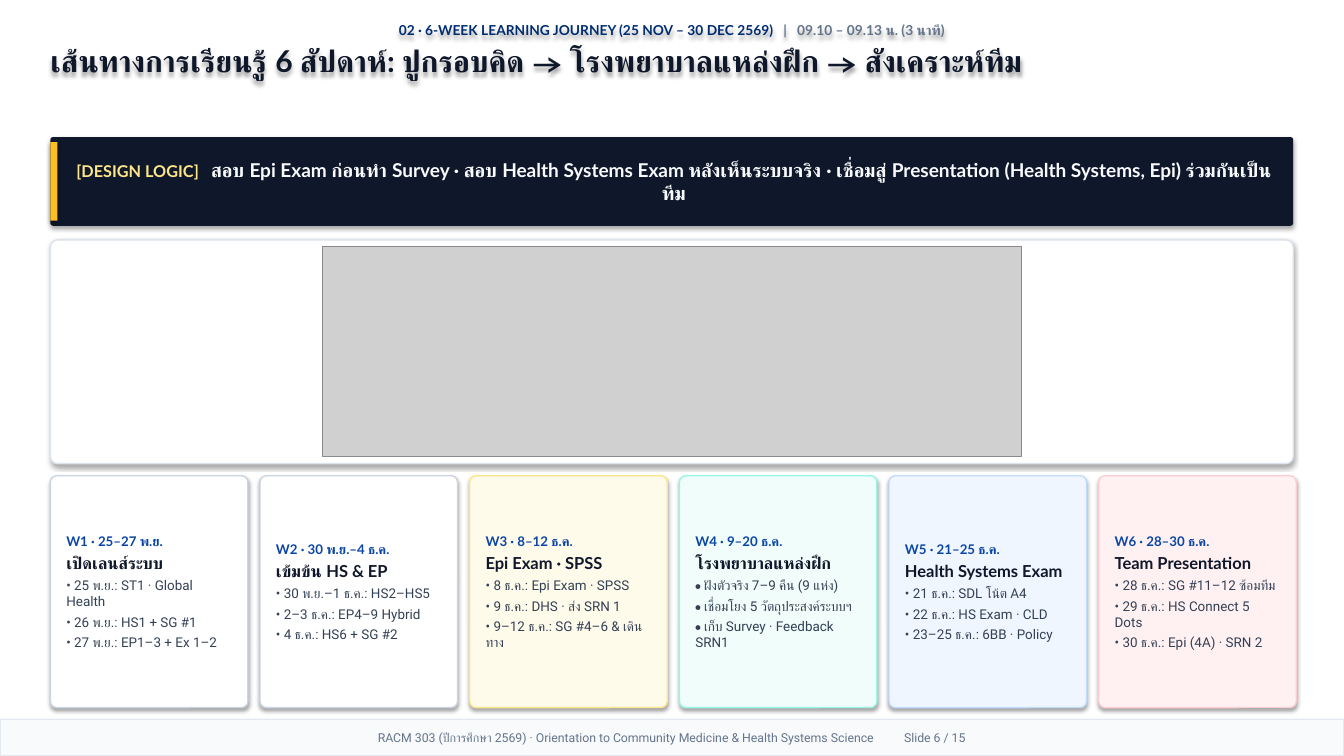
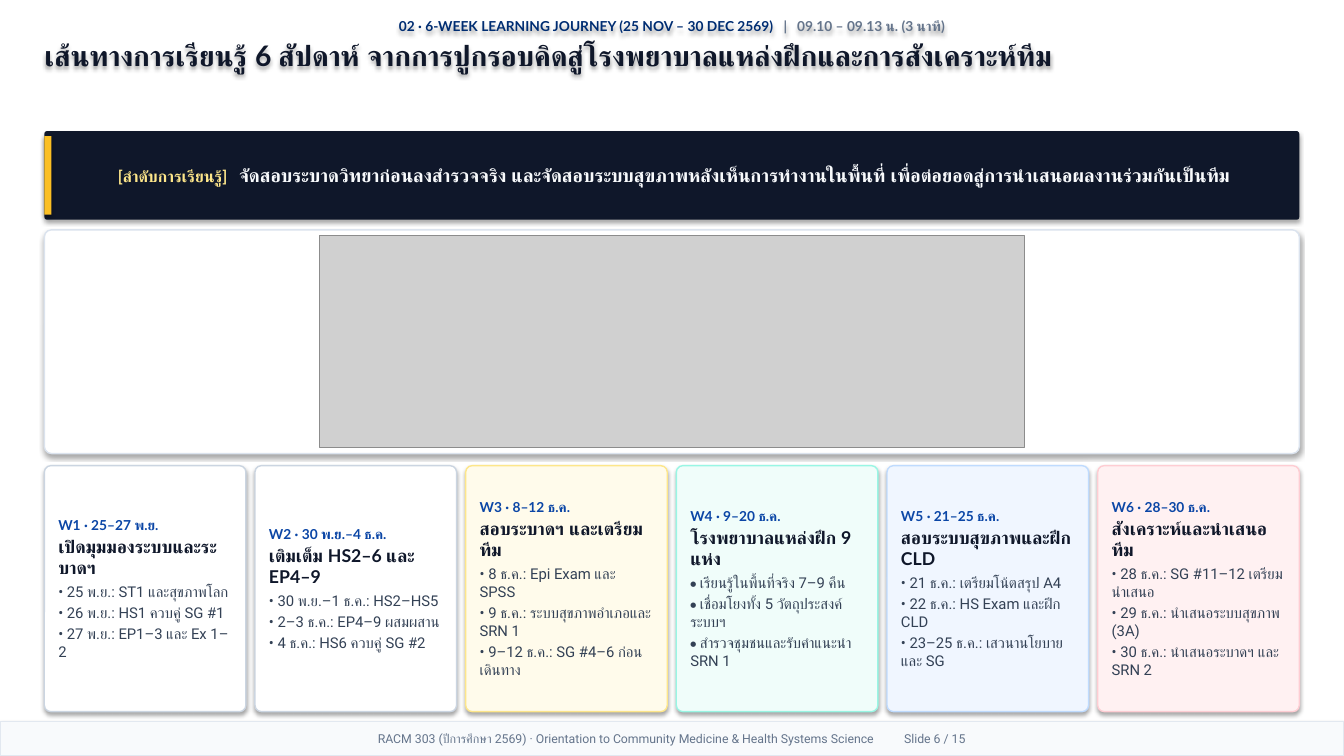
Before and after one commit to smartwoo/racm303-2569, a slide deck: slide 6 of exports/pptx/RACM303_2569_Orientation_Slides.pptx. Drawn at 1344x756 pixels with LibreOffice and Linux fonts; fonts in the diff are those of the drawing; grey boxes stand for pictures. Boxes give left, top, right and bottom in pixels: in the first picture for what was removed or moved away, otherwise in the second. Text is boxed around its words. In the diff, an @@ line names an element or a change of style, - is before the commit and + after.

```diff
--- a/exports/pptx/RACM303_2569_Orientation_Slides.pptx
+++ b/exports/pptx/RACM303_2569_Orientation_Slides.pptx
@@ text at <box>44,44,1052,74</box>: text changed; size 21.5 to 20.2 pt @@
-เส้นทางการเรียนรู้ 6 สัปดาห์: ปูกรอบคิด → โรงพยาบาลแหล่งฝึก → สังเคราะห์ทีม
+เส้นทางการเรียนรู้ 6 สัปดาห์ จากการปูกรอบคิดสู่โรงพยาบาลแหล่งฝึกและการสังเคราะห์ทีม
@@ rectangle: place and size @@
-rectangle at <box>50,142,57,221</box>
+rectangle at <box>44,136,51,215</box>
@@ rounded rectangle "[ลำดับการเรียนรู้] จัดสอบระบาดวิทยาก่อนลงสำรวจจริง และจัดสอบ ...": place and size @@
-rounded rectangle "[ลำดับการเรียนรู้] จัดสอบระบาดวิทยาก่อนลงสำรวจจริง และจัดสอบ ..." at <box>50,137,1294,226</box>
+rounded rectangle "[ลำดับการเรียนรู้] จัดสอบระบาดวิทยาก่อนลงสำรวจจริง และจัดสอบ ..." at <box>44,131,1300,220</box>
@@ text in rounded rectangle at <box>118,168,1230,188</box>: text changed; size 13.6 to 13.2 pt @@
-[DESIGN LOGIC] สอบ Epi Exam ก่อนทำ Survey · สอบ Health Systems Exam หลังเห็นระบบจริง · เชื่อมสู่ Presentation (Health Systems, Epi) ร่วมกันเป็นทีม
+[ลำดับการเรียนรู้] จัดสอบระบาดวิทยาก่อนลงสำรวจจริง และจัดสอบระบบสุขภาพหลังเห็นการทำงานในพื้นที่ เพื่อต่อยอดสู่การนำเสนอผลงานร่วมกันเป็นทีม
@@ rounded rectangle: place and size @@
-rounded rectangle at <box>50,240,1294,464</box>
+rounded rectangle at <box>44,230,1300,454</box>
@@ picture: place and size @@
-picture at <box>323,247,1021,457</box>
+picture at <box>320,236,1025,448</box>
@@ rounded rectangle "W1 · 25–27 พ.ย.": place and size @@
-rounded rectangle "W1 · 25–27 พ.ย." at <box>50,476,248,708</box>
+rounded rectangle "W1 · 25–27 พ.ย." at <box>44,466,246,712</box>
@@ rounded rectangle "W2 · 30 พ.ย.–4 ธ.ค.": place and size @@
-rounded rectangle "W2 · 30 พ.ย.–4 ธ.ค." at <box>260,476,458,708</box>
+rounded rectangle "W2 · 30 พ.ย.–4 ธ.ค." at <box>255,466,457,712</box>
@@ rounded rectangle "W3 · 8–12 ธ.ค.": place and size @@
-rounded rectangle "W3 · 8–12 ธ.ค." at <box>470,476,667,708</box>
+rounded rectangle "W3 · 8–12 ธ.ค." at <box>466,466,667,712</box>
@@ rounded rectangle "W4 · 9–20 ธ.ค.": place and size @@
-rounded rectangle "W4 · 9–20 ธ.ค." at <box>680,476,877,708</box>
+rounded rectangle "W4 · 9–20 ธ.ค." at <box>677,466,878,712</box>
@@ rounded rectangle "W5 · 21–25 ธ.ค.": place and size @@
-rounded rectangle "W5 · 21–25 ธ.ค." at <box>889,476,1087,708</box>
+rounded rectangle "W5 · 21–25 ธ.ค." at <box>887,466,1089,712</box>
@@ rounded rectangle "W6 · 28–30 ธ.ค.": place and size @@
-rounded rectangle "W6 · 28–30 ธ.ค." at <box>1099,476,1297,708</box>
+rounded rectangle "W6 · 28–30 ธ.ค." at <box>1098,466,1300,712</box>
@@ text in rounded rectangle at <box>480,502,570,512</box>: size 9.5 to 9.8 pt in "W3 · 8–12 ธ.ค." @@
@@ text in rounded rectangle at <box>1112,502,1210,512</box>: size 9.5 to 9.8 pt in "W6 · 28–30 ธ.ค." @@
@@ text in rounded rectangle at <box>58,520,159,531</box>: size 9.5 to 9.8 pt in "W1 · 25–27 พ.ย." @@
@@ text in rounded rectangle at <box>269,529,438,606</box>: size 9.5 to 9.8 pt in "W2 · 30 พ.ย.–4 ธ.ค."; size 9.6 to 10.6 pt in "• 30 พ.ย.–1 ธ.ค.: HS2–HS5" @@
@@ text in rounded rectangle at <box>480,522,651,675</box>: text changed; size 9.6 to 10.6 pt @@
-Epi Exam · SPSS
-• 8 ธ.ค.: Epi Exam · SPSS
-• 9 ธ.ค.: DHS · ส่ง SRN 1
-• 9–12 ธ.ค.: SG #4–6 & เดินทาง
+สอบระบาดฯ และเตรียมทีม
+• 8 ธ.ค.: Epi Exam และ SPSS
+• 9 ธ.ค.: ระบบสุขภาพอำเภอและ SRN 1
+• 9–12 ธ.ค.: SG #4–6 ก่อนเดินทาง
@@ text in rounded rectangle at <box>690,531,852,666</box>: text changed; size 9.6 to 10.6 pt @@
-โรงพยาบาลแหล่งฝึก
-• ฝังตัวจริง 7–9 คืน (9 แห่ง)
-• เชื่อมโยง 5 วัตถุประสงค์ระบบฯ
-• เก็บ Survey · Feedback SRN1
+โรงพยาบาลแหล่งฝึก 9 แห่ง
+• เรียนรู้ในพื้นที่จริง 7–9 คืน
+• เชื่อมโยงทั้ง 5 วัตถุประสงค์ระบบฯ
+• สำรวจชุมชนและรับคำแนะนำ SRN 1
@@ text in rounded rectangle at <box>690,511,781,521</box>: size 9.5 to 9.8 pt in "W4 · 9–20 ธ.ค." @@
@@ text in rounded rectangle at <box>901,531,1071,666</box>: text changed; size 9.6 to 10.6 pt @@
-Health Systems Exam
-• 21 ธ.ค.: SDL โน้ต A4
-• 22 ธ.ค.: HS Exam · CLD
-• 23–25 ธ.ค.: 6BB · Policy
+สอบระบบสุขภาพและฝึก CLD
+• 21 ธ.ค.: เตรียมโน้ตสรุป A4
+• 22 ธ.ค.: HS Exam และฝึก CLD
+• 23–25 ธ.ค.: เสวนานโยบายและ SG
@@ text in rounded rectangle at <box>901,511,999,521</box>: size 9.5 to 9.8 pt in "W5 · 21–25 ธ.ค." @@
@@ text in rounded rectangle at <box>1112,522,1283,675</box>: text changed; size 9.6 to 10.6 pt @@
-Team Presentation
-• 28 ธ.ค.: SG #11–12 ซ้อมทีม
-• 29 ธ.ค.: HS Connect 5 Dots
-• 30 ธ.ค.: Epi (4A) · SRN 2
+สังเคราะห์และนำเสนอทีม
+• 28 ธ.ค.: SG #11–12 เตรียมนำเสนอ
+• 29 ธ.ค.: นำเสนอระบบสุขภาพ (3A)
+• 30 ธ.ค.: นำเสนอระบาดฯ และ SRN 2
@@ text in rounded rectangle at <box>58,540,228,657</box>: text changed; size 9.6 to 10.6 pt @@
-เปิดเลนส์ระบบ
-• 25 พ.ย.: ST1 · Global Health
-• 26 พ.ย.: HS1 + SG #1
-• 27 พ.ย.: EP1–3 + Ex 1–2
+เปิดมุมมองระบบและระบาดฯ
+• 25 พ.ย.: ST1 และสุขภาพโลก
+• 26 พ.ย.: HS1 ควบคู่ SG #1
+• 27 พ.ย.: EP1–3 และ Ex 1–2
@@ text in rounded rectangle at <box>269,549,414,583</box>: text changed; size 11.8 to 12.6 pt @@
-เข้มข้น HS & EP
+เติมเต็ม HS2–6 และ EP4–9
@@ text in rounded rectangle at <box>278,616,439,653</box>: text changed; size 9.6 to 10.6 pt @@
-• 2–3 ธ.ค.: EP4–9 Hybrid
-• 4 ธ.ค.: HS6 + SG #2
+• 2–3 ธ.ค.: EP4–9 ผสมผสาน
+• 4 ธ.ค.: HS6 ควบคู่ SG #2
```
Also in this commit, not shown: 13 other slides changed, 1 slide added, 1 slide removed, 5 other files.
